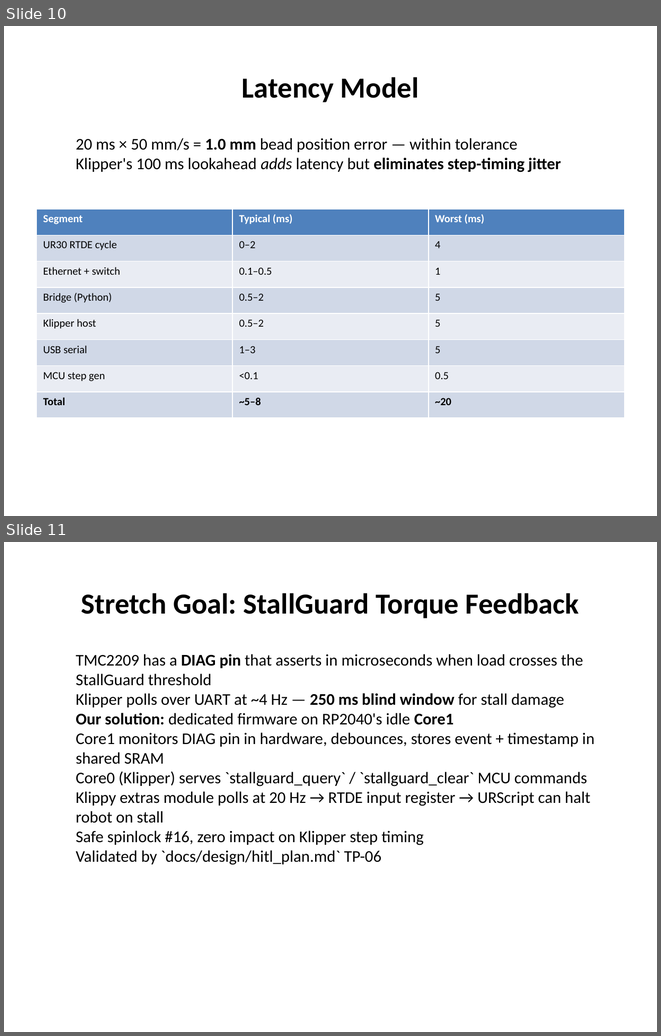
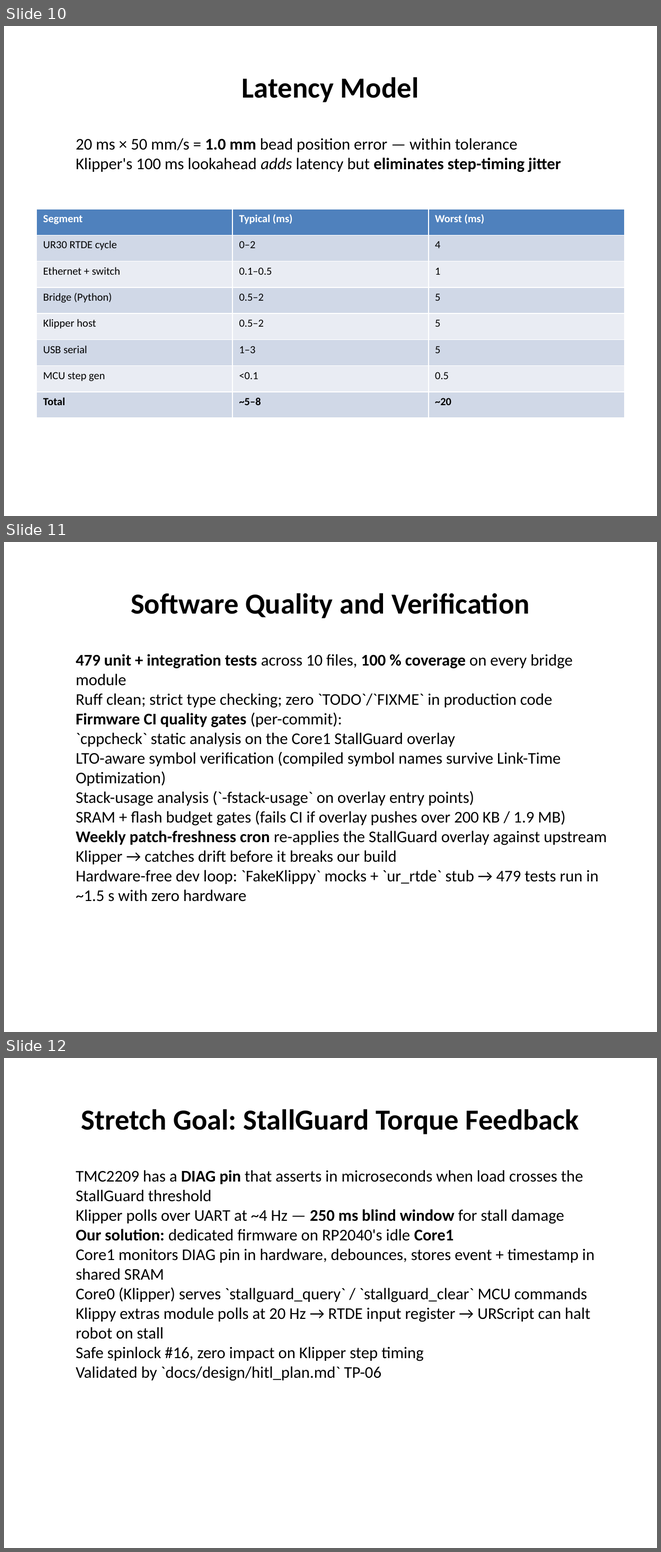
Before and after one commit to wrbell/W26-Cobot-Axis, a slide deck: reports/turn-in/presentation/presentation.pptx. Shown one above the other, each under a label of ours: slides 10 and 11 before the commit, slides 10, 11 and 12 after it. The pictures are 661x1036 and 661x1552 pixels, drawn with LibreOffice and Linux fonts; fonts in the diff are those of the drawing. Boxes give left, top, right and bottom in pixels: in the first picture for what was removed or moved away, otherwise in the second. Text is boxed around its words. In the diff, an @@ line names an element or a change of style, - is before the commit and + after.

```diff
--- a/reports/turn-in/presentation/presentation.pptx
+++ b/reports/turn-in/presentation/presentation.pptx
@@ slide 11 added at box(4, 542, 657, 1032), background #FFFFFF @@
@@ title added at box(131, 593, 529, 618), 32 pt, text #000000, bold @@
+Software Quality and Verification
@@ text added at box(76, 654, 607, 901), 18 pt, text #000000 @@
+  479 unit + integration tests across 10 files, 100 % coverage on every bridge module
+  Ruff clean; strict type checking; zero `TODO`/`FIXME` in production code
+  Firmware CI quality gates (per-commit):
+  `cppcheck` static analysis on the Core1 StallGuard overlay
+  LTO-aware symbol verification (compiled symbol names survive Link-Time Optimization)
+  Stack-usage analysis (`-fstack-usage` on overlay entry points)
+  SRAM + flash budget gates (fails CI if overlay pushes over 200 KB / 1.9 MB)
+  Weekly patch-freshness cron re-applies the StallGuard overlay against upstream Klipper → catches drift before it breaks our build
+  Hardware-free dev loop: `FakeKlippy` mocks + `ur_rtde` stub → 479 tests run in ~1.5 s with zero hardware
@@ what was slide 11 is now slide 12 @@
```
Also in this commit, not shown: 1 slide changed, 2 other slides added, 14 other files.
